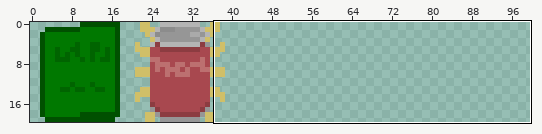
File history of a sprite sheet, Images/Weapons.png. Above: a wide view before the commit, with the close-up outlined.
Close-up. Old version:
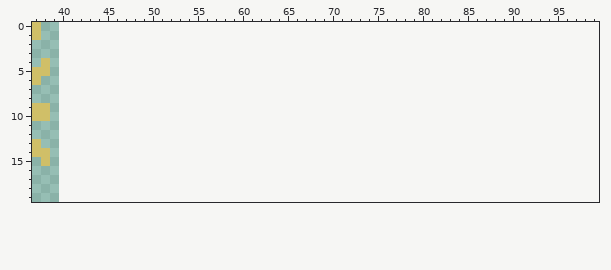
The file is 40x20 pixels. Shown: x 37..99, y 0..19. The old version is drawn lined up with the new one, on the new canvas.
Once edited:
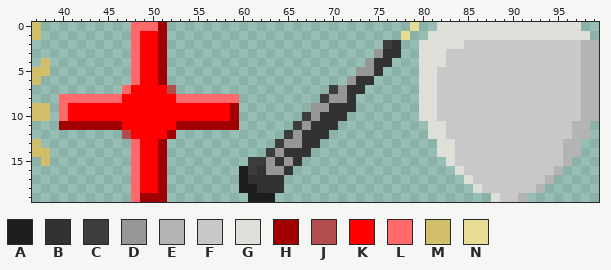
Palette (. is transparent): A #1e1e1e  B #323232  C #3c3c3c  D #969696  E #b4b4b4  F #c8c8c8  G #dfdfd9  H #a00000  J #b14d4d  K #fe0100  L #ff6969  M #d0bf68  N #e7de93
The edit:
canvas 40x20 -> 100x20
Colour A now appears in rows 16 to 17 at x 60; in row 18 at x 60 to 61; in row 19 at x 61 to 63.
Colour B now appears in row 2 at x 77; in row 3 at x 76 to 77; in row 4 at x 75 to 76; in row 5 at x 75; in row 6 at x 73 to 74; in row 7 at x 72 to 73.
Colour B now appears in row 8 at x 72; in row 9 at x 70 to 72; in row 10 at x 69 to 71; in row 11 at x 68 to 70; in row 12 at x 67 to 69; in row 13 at x 67 to 68.
Colour B now appears in row 14 at x 65 to 67; in row 15 at x 64 and 66; in row 16 at x 62 and 65; in row 17 at x 61 to 64; in row 18 at x 62 to 64.
Colour C now appears in row 2 at x 76; in row 7 at x 70; in row 8 at x 69; in row 10 at x 67; in row 11 at x 66; in row 12 at x 65.
Colour C now appears in row 13 at x 64; in row 14 at x 63; in row 15 at x 61 to 62; in row 16 at x 61.
Colour D now appears in row 3 at x 75; in row 4 at x 74; in row 5 at x 73 to 74; in row 6 at x 72; in row 7 at x 71; in row 8 at x 70 to 71.
Colour D now appears in row 9 at x 68 to 69; in row 10 at x 68; in row 11 at x 67; in row 12 at x 66; in row 13 at x 65 to 66; in row 14 at x 64.
Colour D now appears in row 15 at x 63 and 65; in row 16 at x 63 to 64.
Colour E now appears in rows 2 to 10 at x 98 to 99; in rows 11 to 12 at x 97 to 98; in rows 13 to 14 at x 96 to 97; in row 15 at x 96; in row 16 at x 95; in row 17 at x 94.
Colour E now appears in row 18 at x 93; in row 19 at x 91.
Colour F now appears in row 2 at x 85 to 97; in rows 3 to 4 at x 83 to 97; in rows 5 to 10 at x 82 to 97; in rows 11 to 12 at x 83 to 96; in rows 13 to 15 at x 84 to 95; in row 16 at x 85 to 94.
Colour F now appears in row 17 at x 86 to 93; in row 18 at x 87 to 92; in row 19 at x 89 to 90.
Colour G now appears in row 0 at x 82 to 97; in row 1 at x 81 to 98; in row 2 at x 80 to 84; in rows 3 to 4 at x 80 to 82; in rows 5 to 10 at x 80 to 81; in rows 11 to 12 at x 81 to 82.
Colour G now appears in rows 13 to 14 at x 82 to 83; in row 15 at x 83; in row 16 at x 84; in row 17 at x 85; in row 18 at x 86; in row 19 at x 88.
Colour H now appears in rows 0 to 6 at x 51; in rows 9 to 10 at x 59; in row 11 at x 40 to 46 and 53 to 59; in row 12 at x 52; in rows 13 to 18 at x 51; in row 19 at x 49 to 51.
Colour J now appears in row 7 at x 52; in row 12 at x 47.
Colour K now appears in rows 1 to 6 at x 49 to 50; in row 7 at x 48 to 51; in row 8 at x 47 to 52; in rows 9 to 10 at x 41 to 58; in row 11 at x 47 to 52; in row 12 at x 48 to 51.
Colour K now appears in rows 13 to 18 at x 49 to 50.
Colour L now appears in row 0 at x 48 to 50; in rows 1 to 6 at x 48; in row 7 at x 47; in row 8 at x 40 to 46 and 53 to 59; in rows 9 to 10 at x 40; in rows 13 to 19 at x 48.
Colour N now appears in row 0 at x 79; in row 1 at x 78.
Pixel boxes of the changes (left, top, right, bottom) in both close-ups:
added: (59, 22, 599, 202)
